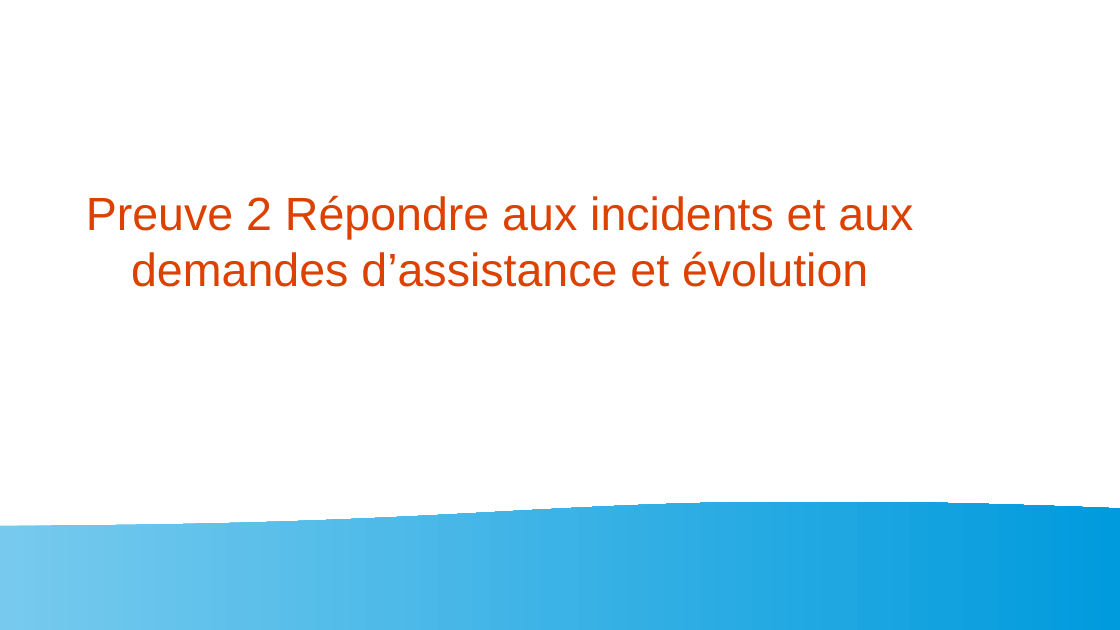
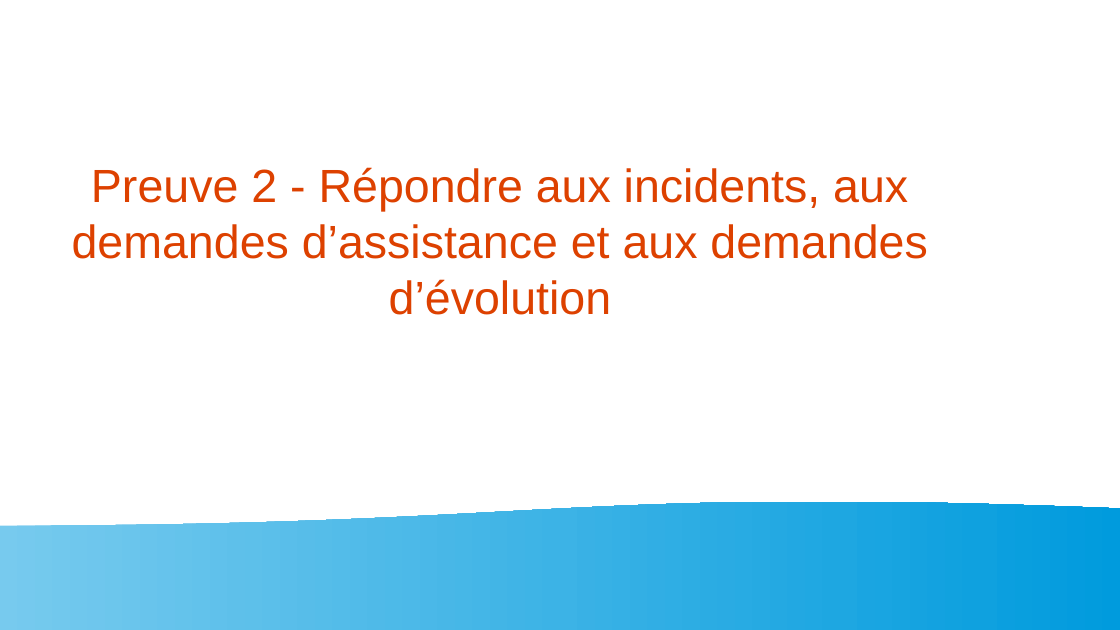
Before and after one commit to killex8569/Mon-Portfolio, a slide deck: slide 1 of data/Preuve 2 répondre aux incidents et aux demandes d'assistance et évolutions.odp. Drawn at 1120x630 pixels with LibreOffice and Linux fonts; fonts in the diff are those of the drawing. Boxes give left, top, right and bottom in pixels: in the first picture for what was removed or moved away, otherwise in the second. Text is boxed around its words. In the diff, an @@ line names an element or a change of style, - is before the commit and + after.

```diff
--- a/data/Preuve 2 répondre aux incidents et aux demandes d'assistance et évolutions.odp
+++ b/data/Preuve 2 répondre aux incidents et aux demandes d'assistance et évolutions.odp
@@ title at [72, 167, 927, 315]: text changed @@
-Preuve 2 Répondre aux incidents et aux demandes d’assistance et évolution
+Preuve 2 - Répondre aux incidents, aux demandes d’assistance et aux demandes d’évolution
```
Also in this commit, not shown: 4 other slides changed, 9 other files.
